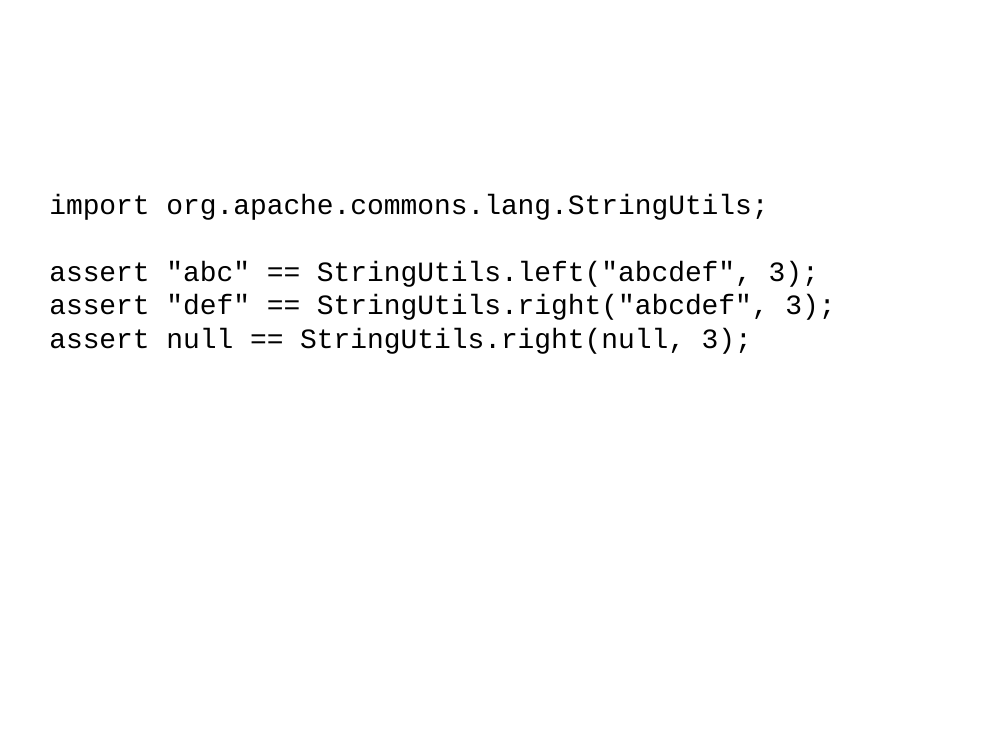
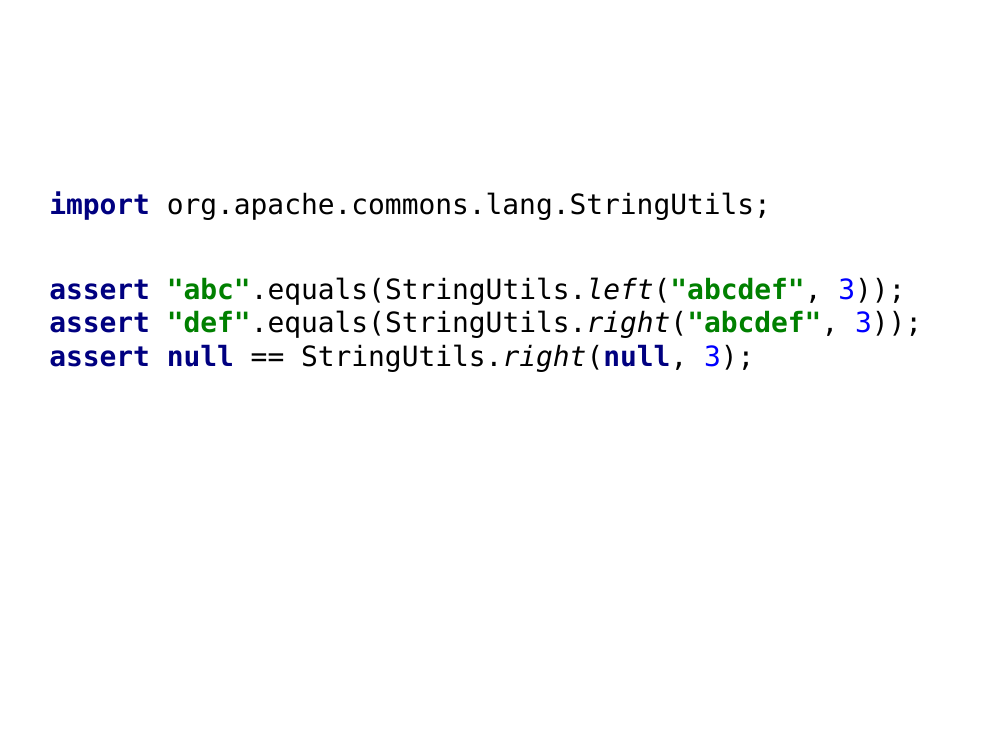
Before and after one commit to HamletDRC/presentations, a slide deck: slide 13 of javaboilerplatebusters/BoilerPlateBusters_Confess.odp (slide 12 before the commit). Drawn at 1008x756 pixels with LibreOffice and Linux fonts; fonts in the diff are those of the drawing; background and template pictures are left out. Boxes give left, top, right and bottom in pixels: in the first picture for what was removed or moved away, otherwise in the second. Text is boxed around its words. In the diff, an @@ line names an element or a change of style, - is before the commit and + after.

```diff
--- a/javaboilerplatebusters/BoilerPlateBusters_Confess.odp
+++ b/javaboilerplatebusters/BoilerPlateBusters_Confess.odp
@@ subtitle at [49, 191, 771, 372]: font Courier New to DejaVu Sans Mono in "import org.apache.commons.lang.StringUtils;", "assert null == StringUtils.right(null, 3);"; text colour #000000 to #000080, bold on in "import", "assert null StringUtils.right(null,"; text colour #000000 to #0000FF in "3);"; italic on in "StringUtils.right(null,"; more space between paragraphs @@
@@ subtitle at [49, 277, 922, 338]: text changed; font Courier New to DejaVu Sans Mono @@
-assert "abc" == StringUtils.left("abcdef", 3);
-assert "def" == StringUtils.right("abcdef", 3);
+assert "abc".equals(StringUtils.left("abcdef", 3));
+assert "def".equals(StringUtils.right("abcdef", 3));
```
Also in this commit, not shown: 22 other slides changed, 12 slides added, 21 other files.
